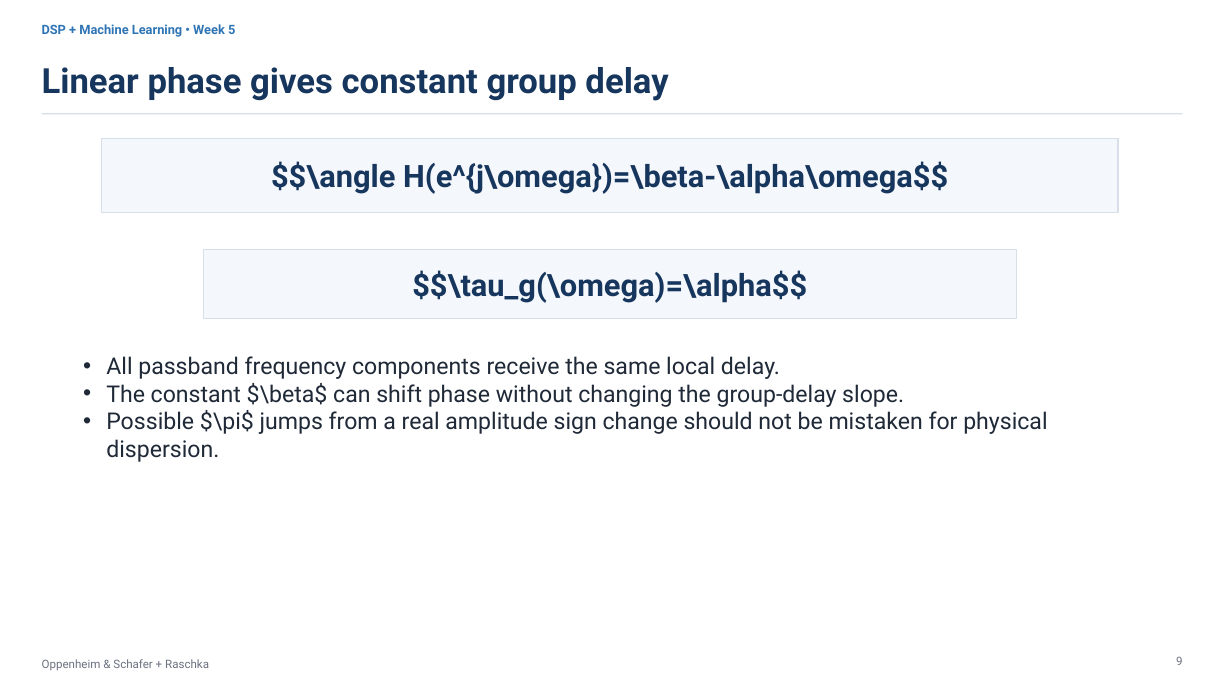
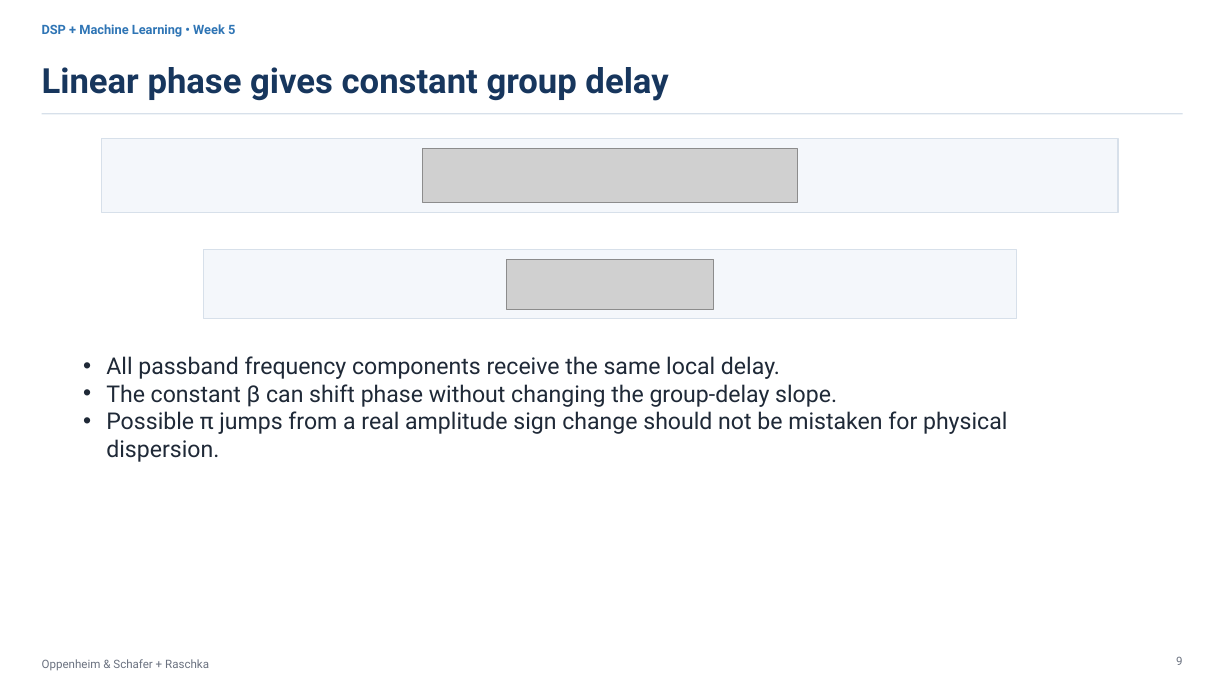
Before and after one commit to mathys2000/ecen45632_f26, a slide deck: slide 9 of python/CourseDesign/Week05e/Week5_Lecture9_Time_Frequency_Responses_Group_Delay.pptx. Drawn at 1232x693 pixels with LibreOffice and Linux fonts; fonts in the diff are those of the drawing; grey boxes stand for pictures. Boxes give left, top, right and bottom in pixels: in the first picture for what was removed or moved away, otherwise in the second. Text is boxed around its words. In the diff, an @@ line names an element or a change of style, - is before the commit and + after.

```diff
--- a/python/CourseDesign/Week05e/Week5_Lecture9_Time_Frequency_Responses_Group_Delay.pptx
+++ b/python/CourseDesign/Week05e/Week5_Lecture9_Time_Frequency_Responses_Group_Delay.pptx
@@ picture added at (422, 149, 798, 202) @@
@@ text in rectangle at (271, 161, 948, 194): text removed @@
-$$\angle H(e^{j\omega})=\beta-\alpha\omega$$
@@ picture added at (506, 259, 714, 309) @@
@@ text in rectangle at (412, 270, 807, 303): text removed @@
-$$\tau_g(\omega)=\alpha$$
@@ text at (106, 384, 1007, 462): text changed @@
-• The constant $\beta$ can shift phase without changing the group-delay slope.
-• Possible $\pi$ jumps from a real amplitude sign change should not be mistaken for physical dispersion.
+• The constant β can shift phase without changing the group-delay slope.
+• Possible π jumps from a real amplitude sign change should not be mistaken for physical dispersion.
```
Also in this commit, not shown: 14 other slides changed, 20 other files.
